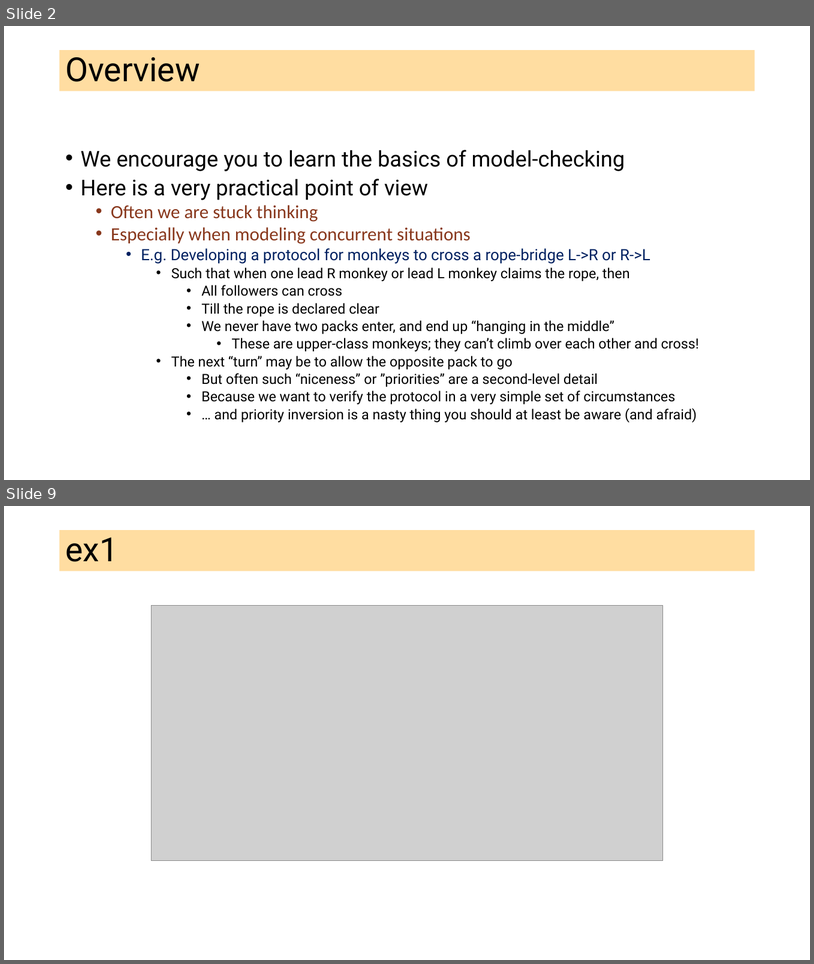
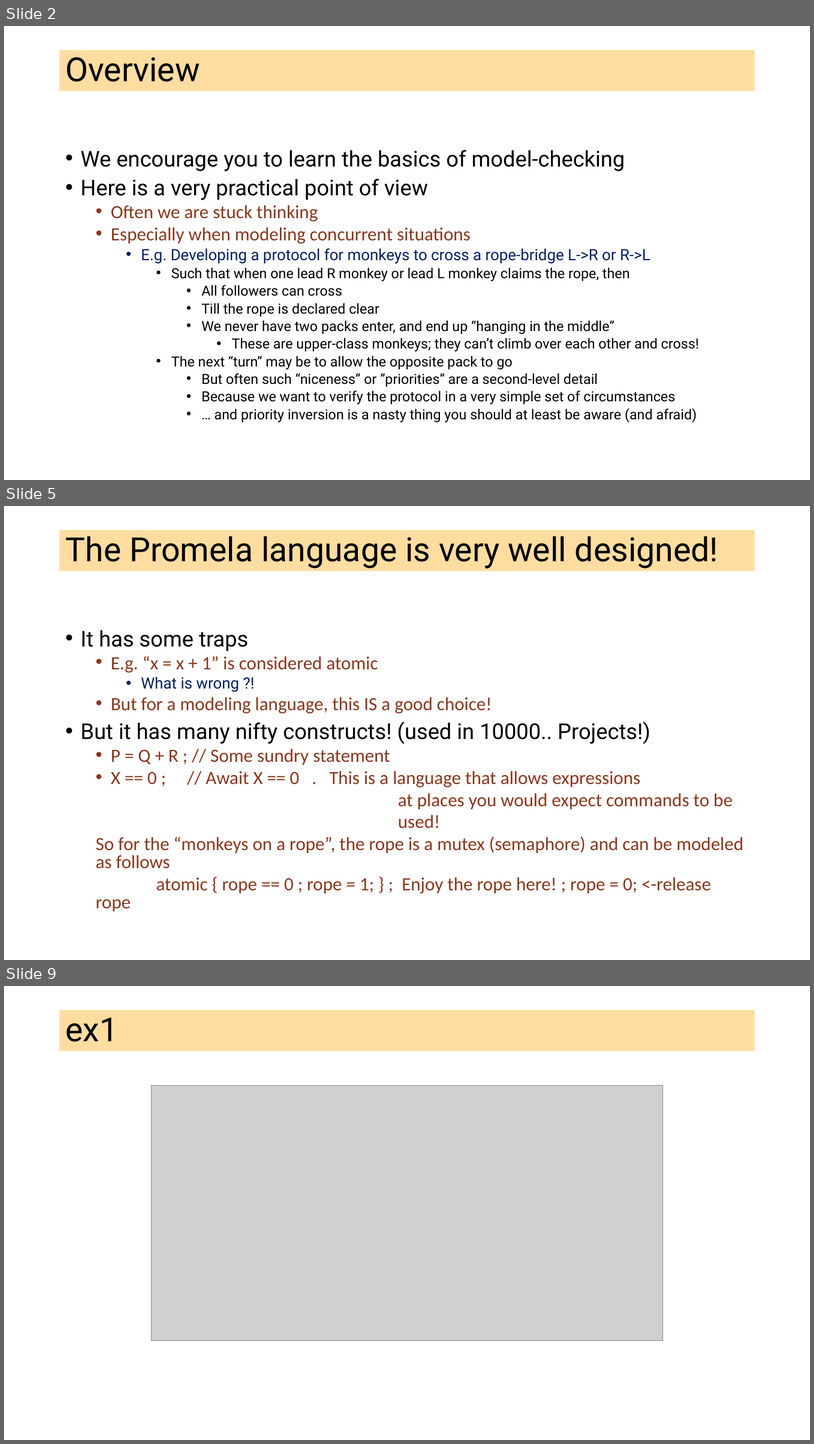
Before and after one commit to ganeshutah/cs6110s22, a slide deck: Lec3/L3.pptx. Shown one above the other, each under a label of ours: slides 2 and 9 before the commit, slides 2, 5 and 9 after it; the slides between them are not shown. The pictures are 814x964 and 814x1444 pixels, drawn with LibreOffice and Linux fonts; fonts in the diff are those of the drawing; grey boxes stand for pictures. Boxes give left, top, right and bottom in pixels: in the first picture for what was removed or moved away, otherwise in the second. Text is boxed around its words. In the diff, an @@ line names an element or a change of style, - is before the commit and + after.

```diff
--- a/Lec3/L3.pptx
+++ b/Lec3/L3.pptx
@@ slide 5 added at [4,506,810,960], background #FFFFFF @@
@@ title added at [60,530,755,571], fill #FFBD47 at 51% opacity, 39.6 pt, text #000000 @@
+The Promela language is very well designed!
@@ text added at [81,630,744,911], 22.2 pt, text #88371D @@
+• It has some traps
+  • E.g. “x = x + 1” is considered atomic
+    • What is wrong ?!
+  • But for a modeling language, this IS a good choice!
+• But it has many nifty constructs! (used in 10000.. Projects!)
+  • P = Q + R ; // Some sundry statement
+  • X == 0 ; // Await X == 0 . This is a language that allows expressions
+  at places you would expect commands to be
+  used!
+  So for the “monkeys on a rope”, the rope is a mutex (semaphore) and can be modeled as follows
+  atomic { rope == 0 ; rope = 1; } ; Enjoy the rope here! ; rope = 0; <-release rope
```
Also in this commit, not shown: 2 slides changed, 5 other slides added, 6 slides removed.
